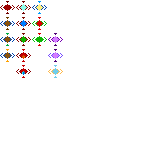
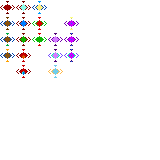
Before/after of a (160, 160) layered artwork. What changed in the layer stack:
added group "Mark" with 3 layers in group "Mysticism" over [64, 49, 79, 62]
added layer "Layer 3" (2nd of 18, in "Mysticism" › "Mark") in group "Mark" over [70, 49, 73, 62]
added layer "Layer 2" (2nd of 18, in "Mysticism" › "Mark") in group "Mark" over [68, 52, 75, 59]
added layer "Layer 1" (2nd of 18, in "Mysticism" › "Mark") in group "Mark" over [64, 53, 79, 58]
painted on "Layer 1" (3rd of 18, in "Mysticism" › "SoulTrap") over [51, 53, 60, 58]
added group "Light" with 3 layers in group "Conjuration" over [64, 17, 79, 30]
added layer "Layer 3" (5th of 18, in "Conjuration" › "Light") in group "Light" over [70, 17, 73, 30]
added layer "Layer 2" (5th of 18, in "Conjuration" › "Light") in group "Light" over [68, 20, 75, 27]
added layer "Layer 1" (5th of 18, in "Conjuration" › "Light") in group "Light" over [64, 21, 79, 26]
added group "Recall" with 3 layers in group "Conjuration" over [64, 33, 79, 46]
added layer "Layer 3" (6th of 18, in "Conjuration" › "Recall") in group "Recall" over [70, 33, 73, 46]
added layer "Layer 2" (6th of 18, in "Conjuration" › "Recall") in group "Recall" over [68, 36, 75, 43]
added layer "Layer 1" (6th of 18, in "Conjuration" › "Recall") in group "Recall" over [64, 37, 79, 42]
